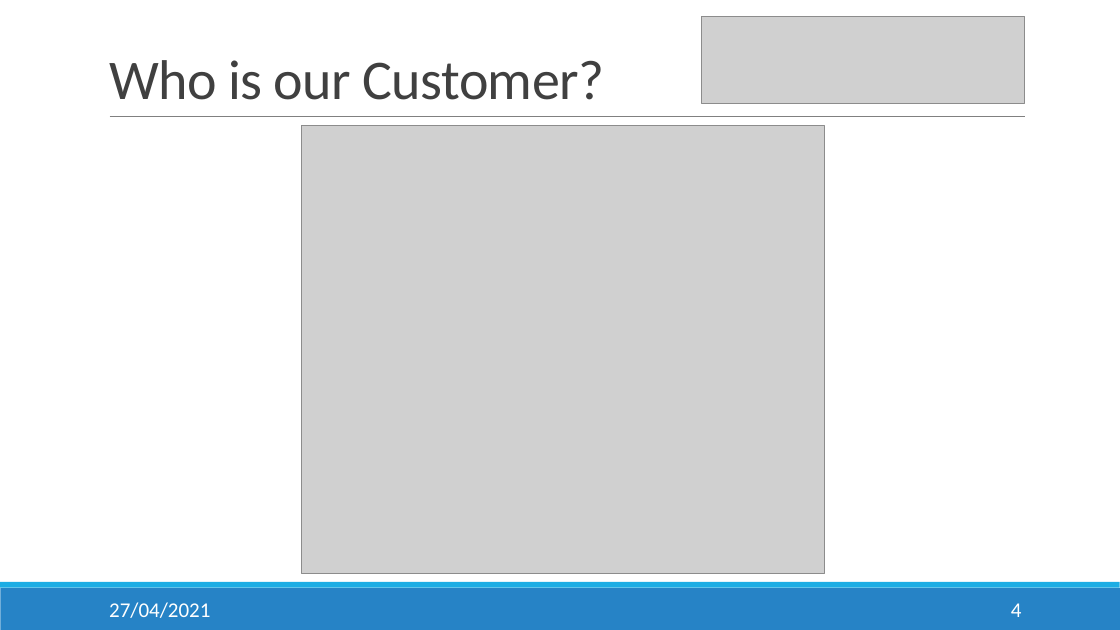
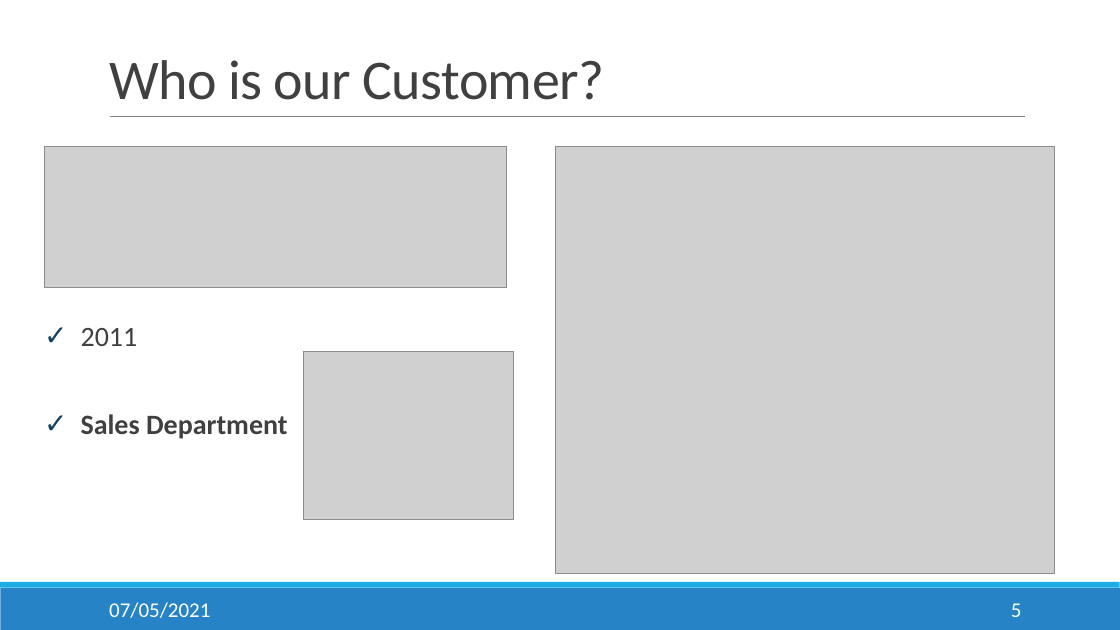
Before and after one commit to salesmgt/documentation, a slide deck: slide 5 of presentations/Slides.pptx (slide 4 before the commit). Drawn at 1120x630 pixels with LibreOffice and Linux fonts; fonts in the diff are those of the drawing; grey boxes stand for pictures. Boxes give left, top, right and bottom in pixels: in the first picture for what was removed or moved away, otherwise in the second. Text is boxed around its words. In the diff, an @@ line names an element or a change of style, - is before the commit and + after.

```diff
--- a/presentations/Slides.pptx
+++ b/presentations/Slides.pptx
@@ picture removed at bbox=[702, 16, 1025, 103] @@
@@ picture added at bbox=[45, 146, 507, 287] @@
@@ picture: place and size @@
-picture at bbox=[302, 125, 825, 573]
+picture at bbox=[555, 146, 1054, 574]
@@ text added at bbox=[81, 328, 288, 439], 24 pt, text #404040, bold @@
+✓ 2011
+✓ Sales Department
@@ picture added at bbox=[303, 352, 513, 519] @@
@@ text at bbox=[109, 602, 210, 618]: text changed @@
-27/04/2021
+07/05/2021
@@ page number at bbox=[1011, 603, 1022, 617]: text changed @@
-4
+5
```
Also in this commit, not shown: 14 other slides changed, 15 slides added, 3 slides removed, 1 other file.
